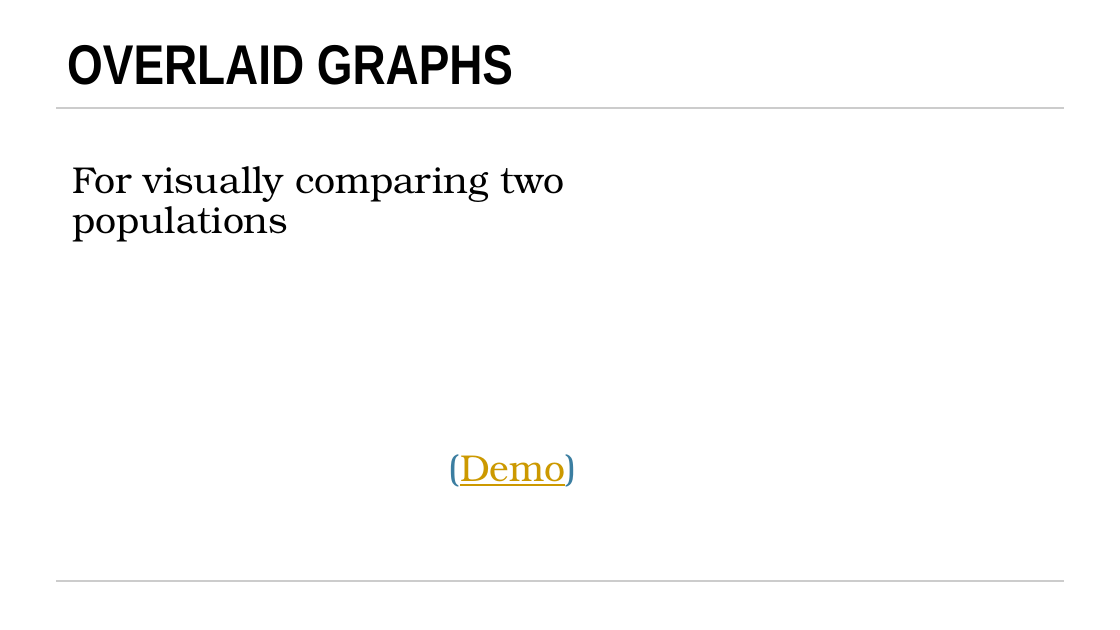
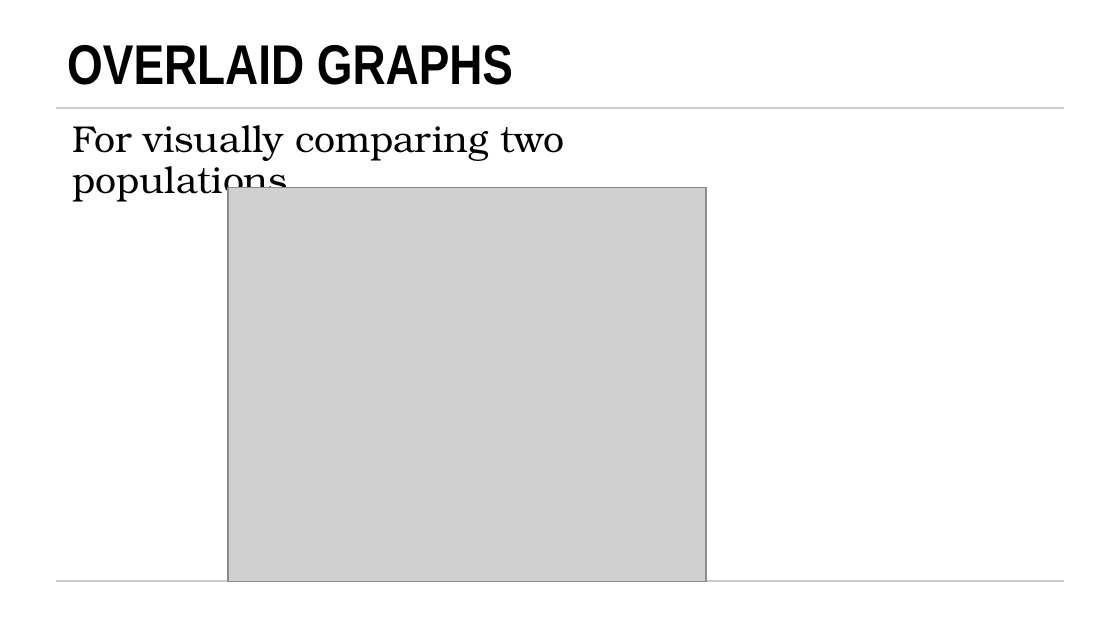
Before and after one commit to blprickett/current-Ling190D, a slide deck: slide 28 of module3/3-slides.pptx. Drawn at 1120x630 pixels with LibreOffice and Linux fonts; fonts in the diff are those of the drawing; grey boxes stand for pictures; background and template pictures are left out. Boxes give left, top, right and bottom in pixels: in the first picture for what was removed or moved away, otherwise in the second. Text is boxed around its words. In the diff, an @@ line names an element or a change of style, - is before the commit and + after.

```diff
--- a/module3/3-slides.pptx
+++ b/module3/3-slides.pptx
@@ text "For visually comparing two populations": place and size @@
-text "For visually comparing two populations" at bbox=[72, 166, 564, 242]
+text "For visually comparing two populations" at bbox=[72, 125, 564, 202]
@@ picture added at bbox=[228, 187, 707, 582] @@
@@ text removed at bbox=[449, 454, 577, 487] @@
-(Demo)
```
